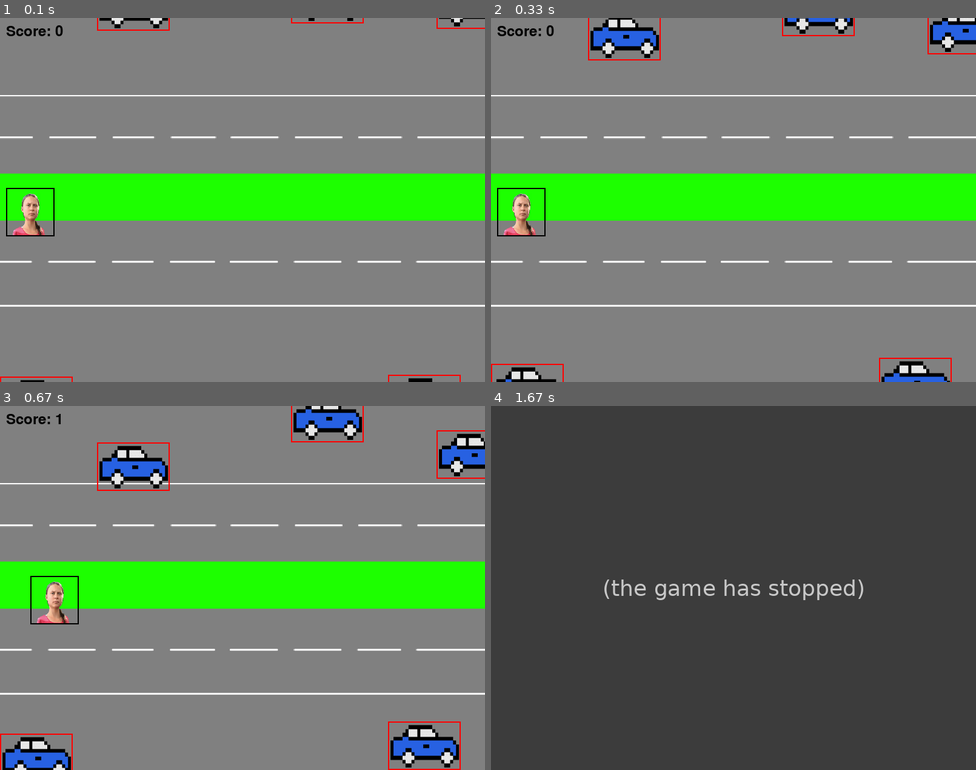
Above: before the commit, frames 1-4 (two rows, left to right).
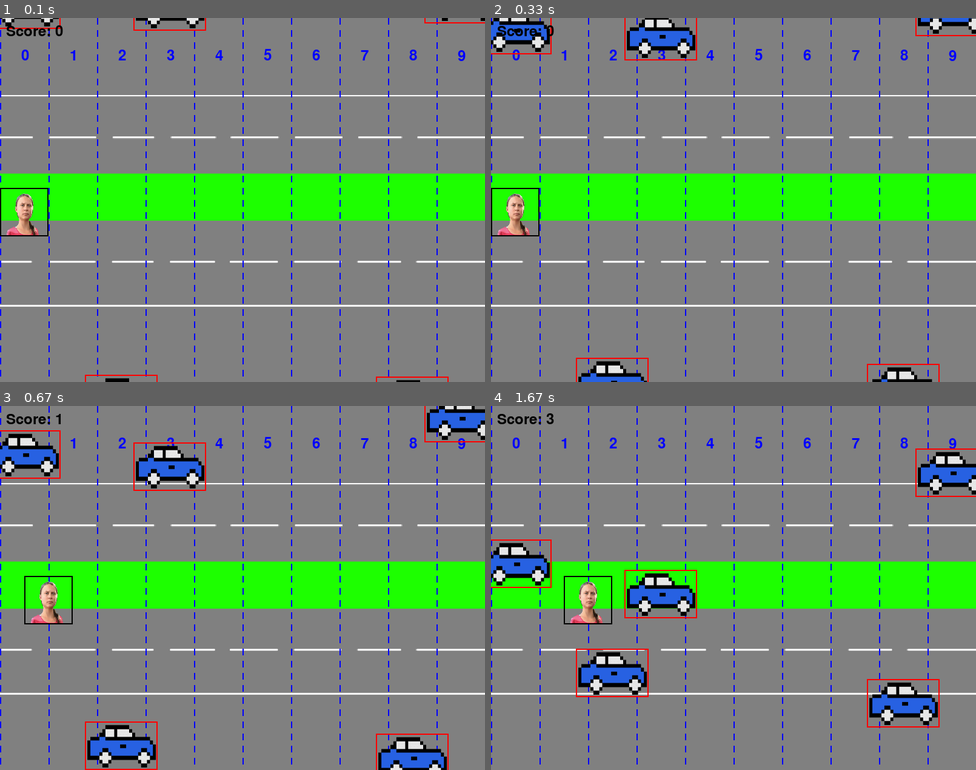
Above: after the commit, the same moments.

Repository: Valhallabooi/Crossy-Road-Greta-Thunberg-Version
Game: pygame game, started from Main.py
Two runs of this game, one before a commit and one after it. Both use one fixed random seed, a clock stepped at 60 frames per second and the inputs below.
Inputs:
- Up to frame 1 (0.1 s): no input
- Up to frame 2 (0.33 s): no input
- Up to frame 3 (0.67 s): tap Space at 0.33 s
- Up to frame 4 (1.67 s): tap Space at 0.73, 1.03 s

The runs differ from the first frame. In frame 1, 3.3% of the frame differs, in the area x 0-100%, y 0-100%; in frame 2, 7.6%; in frame 3, 12%; in frame 4, 100%.
Before the commit the program exited at 1.33 s; later frames show no game.

Commit message:
Refactor car spawning logic and player movement; update scaling for cars to fit new lanes

Diff:
--- a/Main.py
+++ b/Main.py
@@ -9,7 +9,7 @@
 # Initialize pygame
 pygame.init()
 
-# Screen dimensions
+# Screen dimensions and setup
 SCREEN_WIDTH = 800
 SCREEN_HEIGHT = 600
 screen = pygame.display.set_mode((SCREEN_WIDTH, SCREEN_HEIGHT))
@@ -20,68 +20,144 @@
 BLACK = (0, 0, 0)
 GREEN = (0, 255, 0)
 RED = (255, 0, 0)
+BLUE = (0, 0, 255)
 
 # Clock for controlling frame rate
 clock = pygame.time.Clock()
+FPS = 30
+
+# Game constants
+STEP_SIZE = 40
+SCALE_FACTOR = 2
+SAFE_DISTANCE = STEP_SIZE * 4
+LANE_WIDTH = STEP_SIZE * 2
 
 # Player settings
 PLAYER_WIDTH = 40
 PLAYER_HEIGHT = 40
-player_x = 10  # Start near the left edge
+player_x = 0  # Start near the left edge
 player_y = SCREEN_HEIGHT // 2 - PLAYER_HEIGHT // 2  # Center vertically
-STEP_SIZE = 40  # Movement step size
 
 # Car settings
 CAR_WIDTH = 60
 CAR_HEIGHT = 40
-car_speed_min = 3  # Minimum car speed
-car_speed_max = 7  # Maximum car speed
+car_speed_min = 3
+car_speed_max = 7
 cars = []
 
 # Score system
 score = 0
-font = pygame.font.Font(None, 36)  # Font for displaying the score
-
-# Load images using relative paths
+font = pygame.font.Font(None, 36)
+
+# Load and scale images
 try:
     player_image = pygame.image.load(os.path.join(base_path, "Greta_Thunberg.png"))
     car_image = pygame.image.load(os.path.join(base_path, "car.png"))
-    background_image = pygame.image.load(os.path.join(base_path, "background.png"))  # Background
+    background_image = pygame.image.load(os.path.join(base_path, "background.png"))
+
+    # Scale images
+    player_image = pygame.transform.scale(player_image,
+                                          (PLAYER_WIDTH * SCALE_FACTOR, PLAYER_HEIGHT * SCALE_FACTOR))
+    car_image = pygame.transform.scale(car_image,
+                                      (CAR_WIDTH * SCALE_FACTOR, CAR_HEIGHT * SCALE_FACTOR))
+    background_image = pygame.transform.scale(background_image,
+                                              (SCREEN_WIDTH, SCREEN_HEIGHT))
 except pygame.error as e:
     print(f"Error loading image: {e}")
     pygame.quit()
     sys.exit()
 
-# Scale up the images
-SCALE_FACTOR = 2
-player_image = pygame.transform.scale(player_image, (PLAYER_WIDTH * SCALE_FACTOR, PLAYER_HEIGHT * SCALE_FACTOR))
-car_image = pygame.transform.scale(car_image, (CAR_WIDTH * SCALE_FACTOR, CAR_HEIGHT * SCALE_FACTOR))
-background_image = pygame.transform.scale(background_image, (SCREEN_WIDTH, SCREEN_HEIGHT))
-
-# Update player and car dimensions to match the scaled images
+# Update dimensions to match scaled images
 PLAYER_WIDTH *= SCALE_FACTOR
 PLAYER_HEIGHT *= SCALE_FACTOR
 CAR_WIDTH *= SCALE_FACTOR
 CAR_HEIGHT *= SCALE_FACTOR
 
-# Function to create a new car
 def create_car():
-    # Align car spawn positions to every other column based on STEP_SIZE * 2
-    lane_x = random.randint(0, SCREEN_WIDTH // (STEP_SIZE * 2) - 1) * (STEP_SIZE * 2)
-    car_y = random.choice([-CAR_HEIGHT, SCREEN_HEIGHT])  # Cars start off-screen vertically
-    car_direction = 1 if car_y == -CAR_HEIGHT else -1  # Direction is now vertical
-    car_speed = random.randint(car_speed_min, car_speed_max) * car_direction
-
-    # Ensure there is a gap between cars for the player to pass through
-    for existing_car in cars:
-        if abs(existing_car["x"] - lane_x) < PLAYER_WIDTH + STEP_SIZE:
-            # If the gap is too small, adjust the lane_x to create a larger gap
-            lane_x += STEP_SIZE * 2
-            lane_x %= SCREEN_WIDTH  # Wrap around to stay within screen bounds
-
-    return {"x": lane_x, "y": car_y, "speed": car_speed}
-
-# Add initial cars to the list
+    """Create a new car with proper lane positioning and safe distance from other cars"""
+    num_lanes = SCREEN_WIDTH // LANE_WIDTH
+    attempts = 0
+    max_attempts = 10
+
+    lane_number = random.randint(0, num_lanes - 1)
+    lane_x = lane_number * LANE_WIDTH + LANE_WIDTH // 2  # Center of lane
+
+    while attempts < max_attempts:
+        # Decide car spawning position and direction
+        car_y = random.choice([-CAR_HEIGHT, SCREEN_HEIGHT])
+        car_direction = 1 if car_y == -CAR_HEIGHT else -1
+        car_speed = random.randint(car_speed_min, car_speed_max) * car_direction
+
+        # Find cars in the same lane
+        cars_in_same_lane = [car for car in cars if abs(car["x"] - lane_x) < LANE_WIDTH // 2]
+
+        # If lane is empty, use it
+        if not cars_in_same_lane:
+            return {"x": lane_x - CAR_WIDTH // 2, "y": car_y, "speed": car_speed, "lane": lane_number}
+
+        # Check distance to other cars
+        too_close = False
+        for car in cars_in_same_lane:
+            # For cars coming from top
+            if car_y == -CAR_HEIGHT and car["y"] < SCREEN_HEIGHT // 2:
+                if abs(car["y"] - car_y) < SAFE_DISTANCE:
+                    too_close = True
+                    break
+            # For cars coming from bottom
+            elif car_y == SCREEN_HEIGHT and car["y"] > SCREEN_HEIGHT // 2:
+                if abs(car["y"] - car_y) < SAFE_DISTANCE:
+                    too_close = True
+                    break
+
+        # If not too close to any car, use this position
+        if not too_close:
+            return {"x": lane_x - CAR_WIDTH // 2, "y": car_y, "speed": car_speed, "lane": lane_number}
+
+        # Try a different lane
+        attempts += 1
+        lane_number = (lane_number + 1) % num_lanes
+        lane_x = lane_number * LANE_WIDTH + LANE_WIDTH // 2
+
+    # Fall back to last attempted position
+    return {"x": lane_x - CAR_WIDTH // 2, "y": car_y, "speed": car_speed, "lane": lane_number}
+
+def draw_lane_markers():
+    """Draw lane markers for debugging"""
+    num_lanes = SCREEN_WIDTH // LANE_WIDTH
+
+    for i in range(num_lanes + 1):  # +1 for rightmost boundary
+        x_pos = i * LANE_WIDTH
+        # Draw dashed lines
+        for y in range(0, SCREEN_HEIGHT, 20):
+            pygame.draw.line(screen, BLUE, (x_pos, y), (x_pos, y + 10), 2)
+
+        # Draw lane numbers
+        if i < num_lanes:
+            lane_center = i * LANE_WIDTH + LANE_WIDTH // 2
+            lane_text = font.render(str(i), True, BLUE)
+            screen.blit(lane_text, (lane_center - 5, 50))
+
+def check_collision(player_rect, car_rect):
+    """Check if player collides with car"""
+    return (player_rect.x < car_rect.x + car_rect.width and
+            player_rect.x + player_rect.width > car_rect.x and
+            player_rect.y < car_rect.y + car_rect.height and
+            player_rect.y + player_rect.height > car_rect.y)
+
+def handle_player_movement(key):
+    """Handle player movement and score update"""
+    global player_x, score, background_offset
+
+    if player_x < SCREEN_WIDTH // 2 - PLAYER_WIDTH // 2:  # Move player until center
+        player_x += STEP_SIZE
+        score += 1
+    else:  # Move background and obstacles instead
+        background_offset -= STEP_SIZE
+        score += 1
+        for car in cars:
+            car["x"] -= STEP_SIZE
+
+# Add initial cars
 for _ in range(5):
     cars.append(create_car())
 
@@ -98,55 +174,49 @@
         if event.type == pygame.QUIT:
             running = False
         elif event.type == pygame.KEYDOWN:
-            if event.key == pygame.K_SPACE:  # Space key to move player
-                if player_x < SCREEN_WIDTH // 2 - PLAYER_WIDTH // 2:  # Move player until center
-                    player_x += STEP_SIZE
-                    score += 1  # Increase score when moving right
-                else:  # Move background and obstacles instead of the player
-                    background_offset -= STEP_SIZE
-                    score += 1
-                    for car in cars:
-                        car["x"] -= STEP_SIZE
+            if event.key == pygame.K_SPACE:  # Space to move player
+                handle_player_movement(event.key)
 
     # Draw background (looping)
-    for i in range(2):  # Simplify background drawing
+    for i in range(2):
         screen.blit(background_image, ((background_offset % SCREEN_WIDTH) - SCREEN_WIDTH * i, 0))
+
+    # Draw lane markers for debugging
+    draw_lane_markers()
 
     # Draw player
     screen.blit(player_image, (player_x, player_y))
+    player_rect = pygame.Rect(player_x, player_y, PLAYER_WIDTH, PLAYER_HEIGHT)
+    pygame.draw.rect(screen, BLACK, player_rect, 2)  # Player hitbox
 
     # Update and draw cars
-    for car in cars:
+    for car in cars[:]:  # Use a copy to safely modify the list
         car["y"] += car["speed"]
+
+        # Remove cars that go off screen and add new ones
         if car["y"] < -CAR_HEIGHT or car["y"] > SCREEN_HEIGHT:
             cars.remove(car)
             cars.append(create_car())
+            continue
+
+        # Draw car and hitbox
         screen.blit(car_image, (car["x"], car["y"]))
-
-        # Debugging: Draw car hitboxes
-        pygame.draw.rect(screen, RED, (car["x"], car["y"], CAR_WIDTH, CAR_HEIGHT), 2)
+        car_rect = pygame.Rect(car["x"], car["y"], CAR_WIDTH, CAR_HEIGHT)
+        pygame.draw.rect(screen, RED, car_rect, 2)
 
         # Collision detection
-        if (player_x < car["x"] + CAR_WIDTH and
-            player_x + PLAYER_WIDTH > car["x"] and
-            player_y < car["y"] + CAR_HEIGHT and
-            player_y + PLAYER_HEIGHT > car["y"]):
+        if check_collision(player_rect, car_rect):
             print("Game Over!")
             print(f"Your final score: {score}")
             pygame.quit()
             sys.exit()
 
-    # Debugging: Draw player hitbox
-    pygame.draw.rect(screen, BLACK, (player_x, player_y, PLAYER_WIDTH, PLAYER_HEIGHT), 2)
-
     # Display score
     score_text = font.render(f"Score: {score}", True, BLACK)
     screen.blit(score_text, (10, 10))
 
-    # Update display
+    # Update display and control frame rate
     pygame.display.flip()
-
-    # Control frame rate
-    clock.tick(30)
+    clock.tick(FPS)
 
 pygame.quit()
--- a/Plans.txt
+++ b/Plans.txt
@@ -0,0 +1,6 @@
+#Fix spawn locations for cars
+#    Make the cars spawn in spesific columns with a distance between them big enough for the player to effectively be in a safe zone between them.
+#Fix player movement
+#    Change the player's step distance so that every 2 steps the player takes will place them in one of the safe lanes.
+Fix scaling for car
+    The cars dont fit in the new car lanes. Will modify the scale of the cars or make it a variable to make it automatically scale to fit/match the lanes
